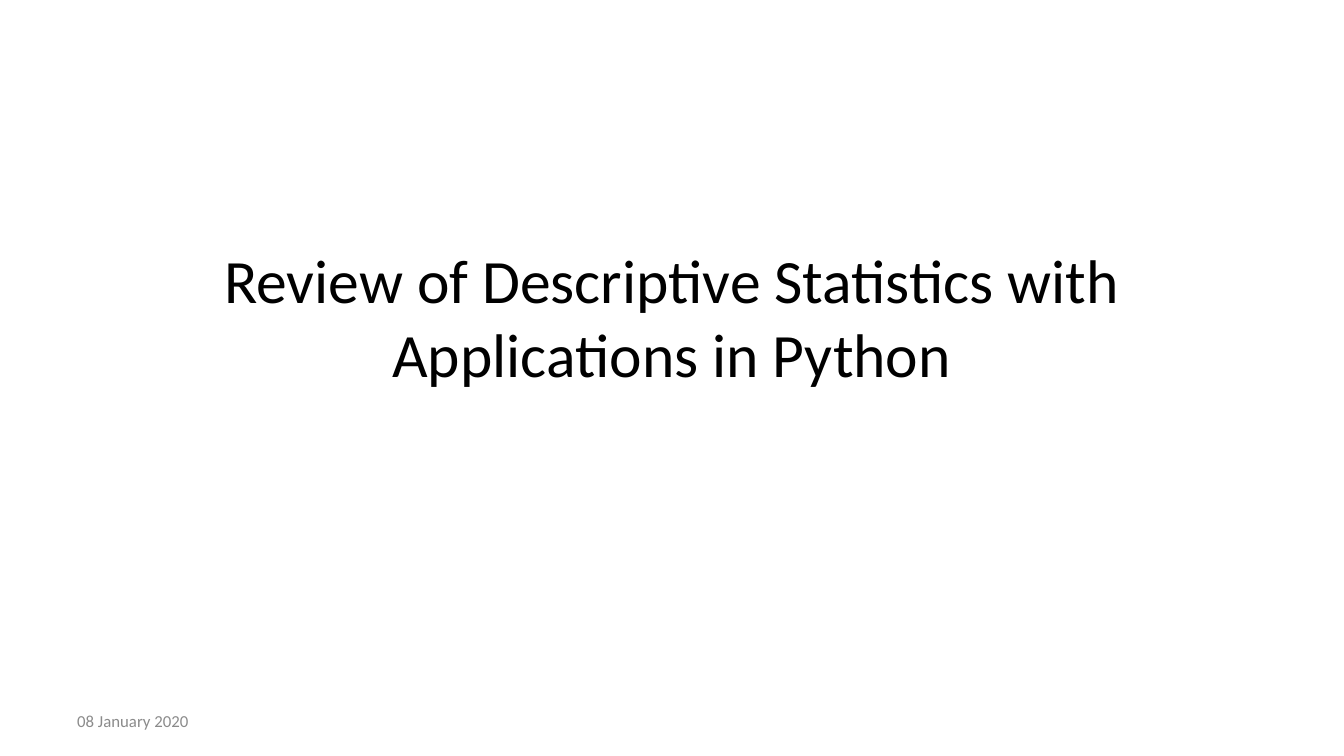
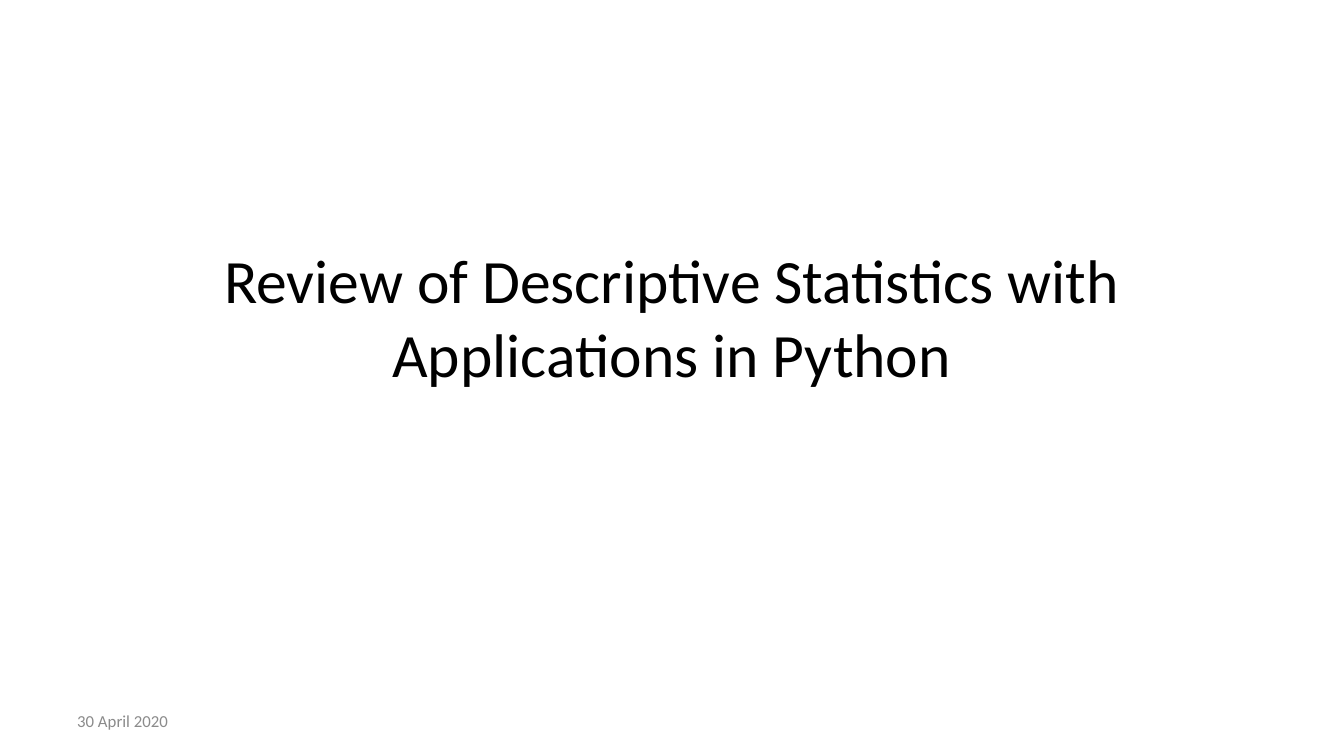
Before and after one commit to python-tutor/DASC500, a slide deck: slide 1 of descriptive_statistics/descriptive_stats.pptx. Drawn at 1344x756 pixels with LibreOffice and Linux fonts; fonts in the diff are those of the drawing. Boxes give left, top, right and bottom in pixels: in the first picture for what was removed or moved away, otherwise in the second. Text is boxed around its words. In the diff, an @@ line names an element or a change of style, - is before the commit and + after.

```diff
--- a/descriptive_statistics/descriptive_stats.pptx
+++ b/descriptive_statistics/descriptive_stats.pptx
@@ text at box(77, 715, 168, 730): text changed @@
-08 January 2020
+30 April 2020
```
Also in this commit, not shown: 8 other slides changed, 1 slide removed.
